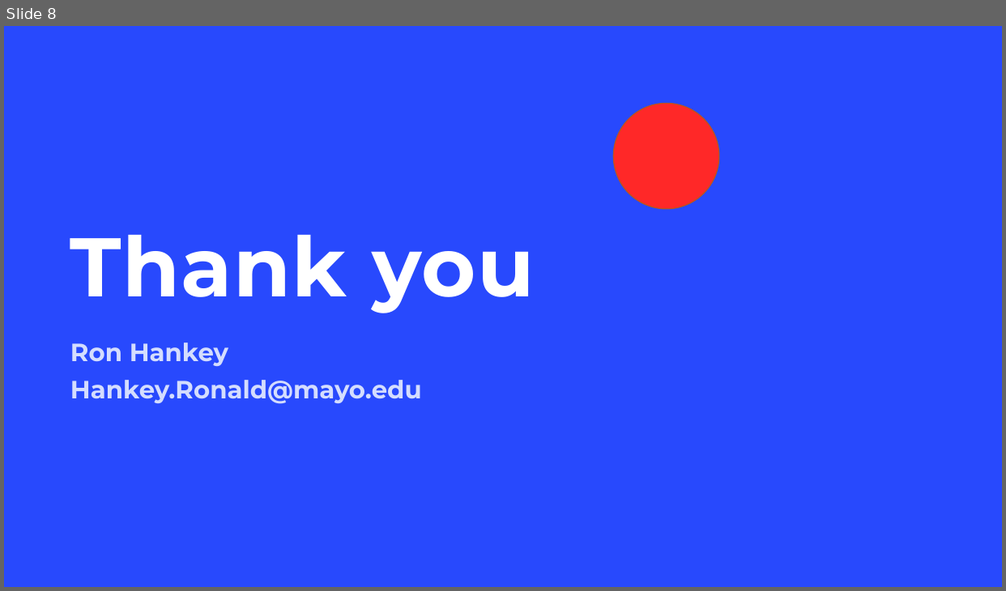
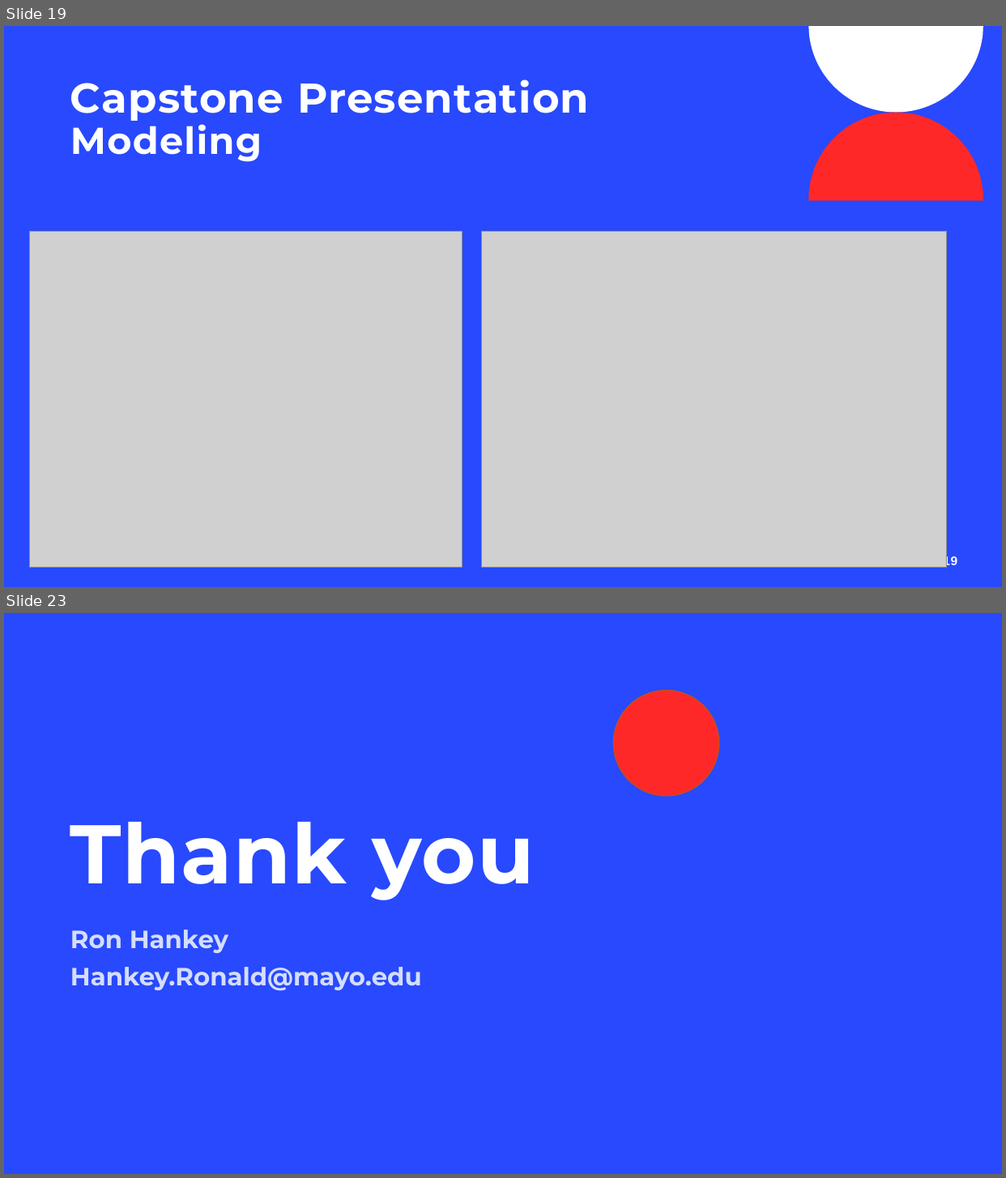
Before and after one commit to lykkelig/Capstone-Two, a slide deck: Capstone_Presentation.pptx. Shown one above the other, each under a label of ours: slide 8 before the commit, slides 19 and 23 after it; the slides between them are not shown. The pictures are 1006x591 and 1006x1178 pixels, drawn with LibreOffice and Linux fonts; fonts in the diff are those of the drawing; grey boxes stand for pictures; background and template pictures are left out. Boxes give left, top, right and bottom in pixels: in the first picture for what was removed or moved away, otherwise in the second. Text is boxed around its words. In the diff, an @@ line names an element or a change of style, - is before the commit and + after.

Commit message:
Update Capstone_Presentation.pptx
Updated presentation

```diff
--- a/Capstone_Presentation.pptx
+++ b/Capstone_Presentation.pptx
@@ slide 19 added at <box>4,26,1002,587</box>, background #2849FD @@
@@ freeform shape added at <box>809,26,983,112</box>, fill #FFFFFF @@
@@ title added at <box>70,79,589,162</box>, 40 pt, text #FFFFFF, bold @@
+Capstone Presentation
+Modeling
@@ freeform shape added at <box>809,112,983,200</box>, fill #FF2828 @@
@@ picture added at <box>29,231,462,568</box> @@
@@ picture added at <box>482,231,948,568</box> @@
@@ page number added at <box>943,556,957,569</box>, 12 pt, text #FFFFFF, bold @@
+19
@@ what was slide 8 is now slide 23 @@
```
Also in this commit, not shown: 15 other slides added, 1 slide removed.
